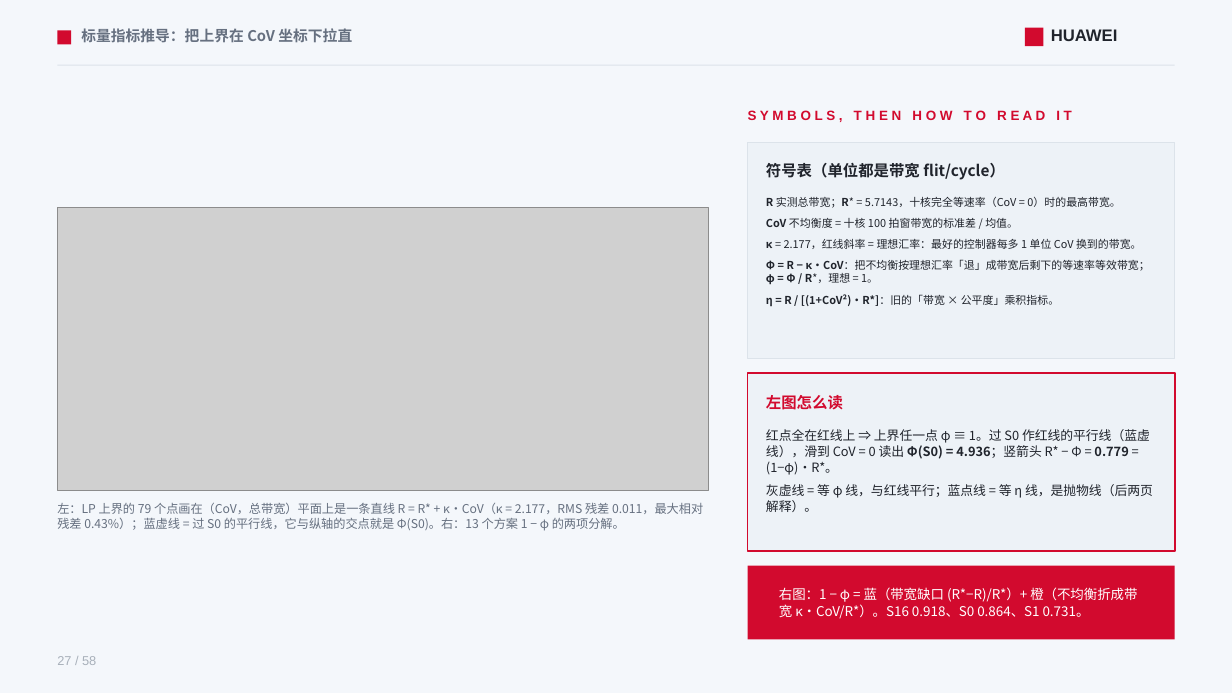
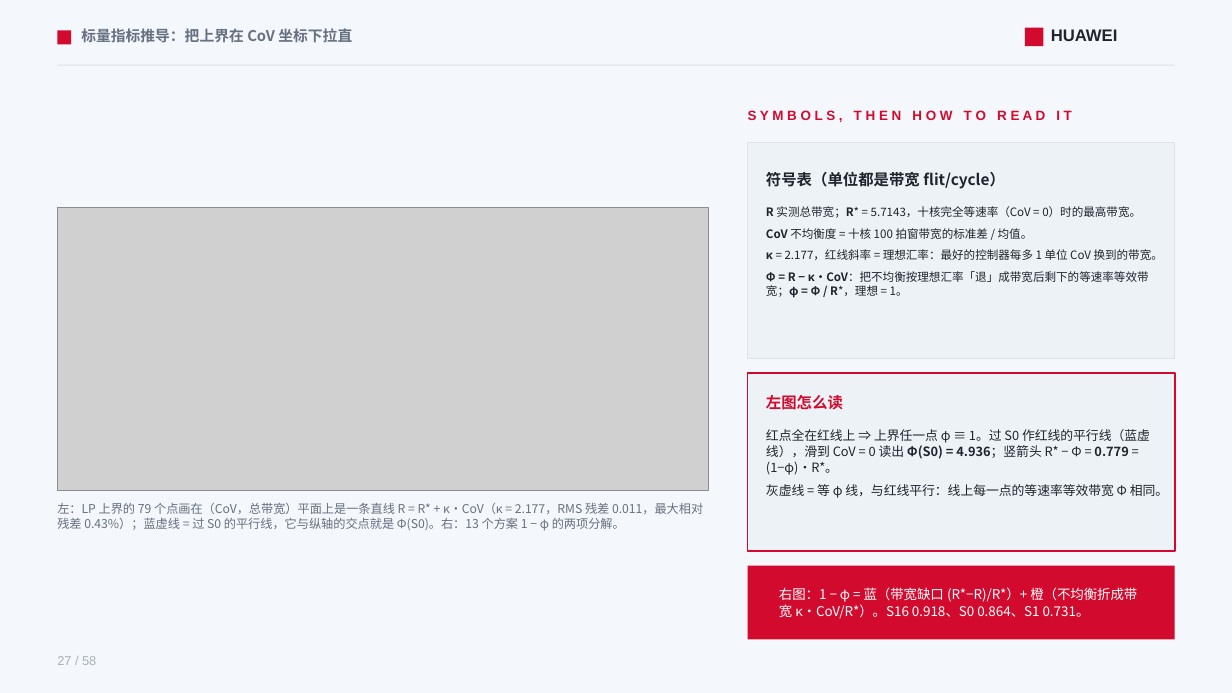
Before and after one commit to lukebest/booksim2, a slide deck: slide 27 of ppt/ring2-write-fairness.pptx. Drawn at 1232x693 pixels with LibreOffice and Linux fonts; fonts in the diff are those of the drawing; grey boxes stand for pictures. Boxes give left, top, right and bottom in pixels: in the first picture for what was removed or moved away, otherwise in the second. Text is boxed around its words. In the diff, an @@ line names an element or a change of style, - is before the commit and + after.

```diff
--- a/ppt/ring2-write-fairness.pptx
+++ b/ppt/ring2-write-fairness.pptx
@@ text "符号表（单位都是带宽 flit/cycle）": place and size @@
-text "符号表（单位都是带宽 flit/cycle）" at (766, 163, 1005, 180)
+text "符号表（单位都是带宽 flit/cycle）" at (766, 172, 1005, 189)
@@ text "R 实测总带宽；R* = 5.7143，十核完全等速率（CoV = ...": place and size @@
-text "R 实测总带宽；R* = 5.7143，十核完全等速率（CoV = ..." at (766, 197, 1150, 306)
+text "R 实测总带宽；R* = 5.7143，十核完全等速率（CoV = ..." at (766, 206, 1163, 298)
@@ text "R 实测总带宽；R* = 5.7143，十核完全等速率（CoV = ..." at (766, 206, 1163, 298): size 8.5 to 9 pt @@
@@ text at (766, 294, 1059, 306): paragraph removed @@
-η = R / [(1+CoV²)·R*]：旧的「带宽 × 公平度」乘积指标。
@@ text at (766, 484, 1168, 498): text changed @@
-灰虚线 = 等 φ 线，与红线平行；蓝点线 = 等 η 线，是抛物线（后两页解释）。
+灰虚线 = 等 φ 线，与红线平行：线上每一点的等速率等效带宽 Φ 相同。
```
Also in this commit, not shown: 2 other slides changed, 1 slide added, 1 slide removed, 6 other files.
